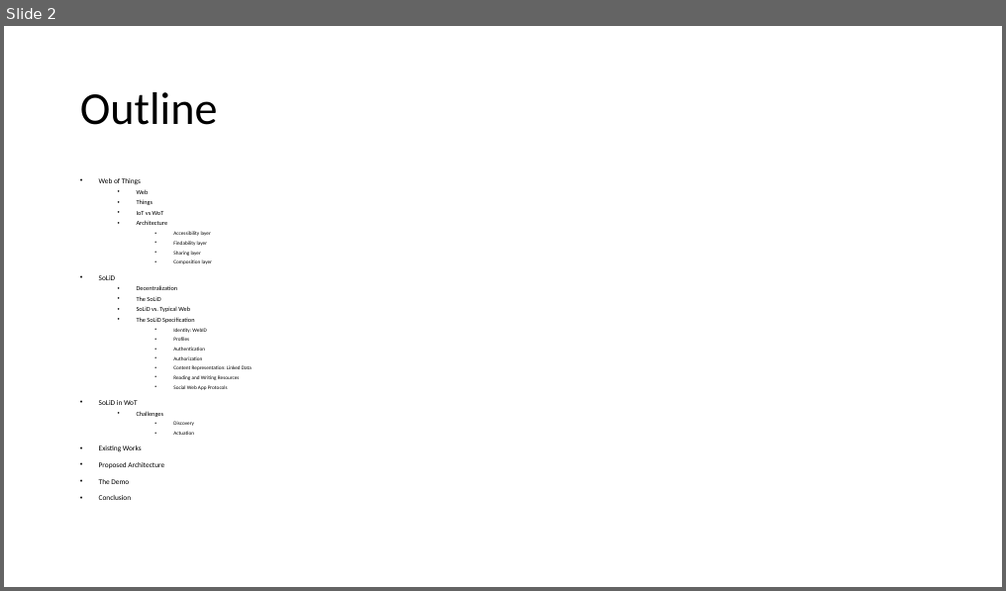
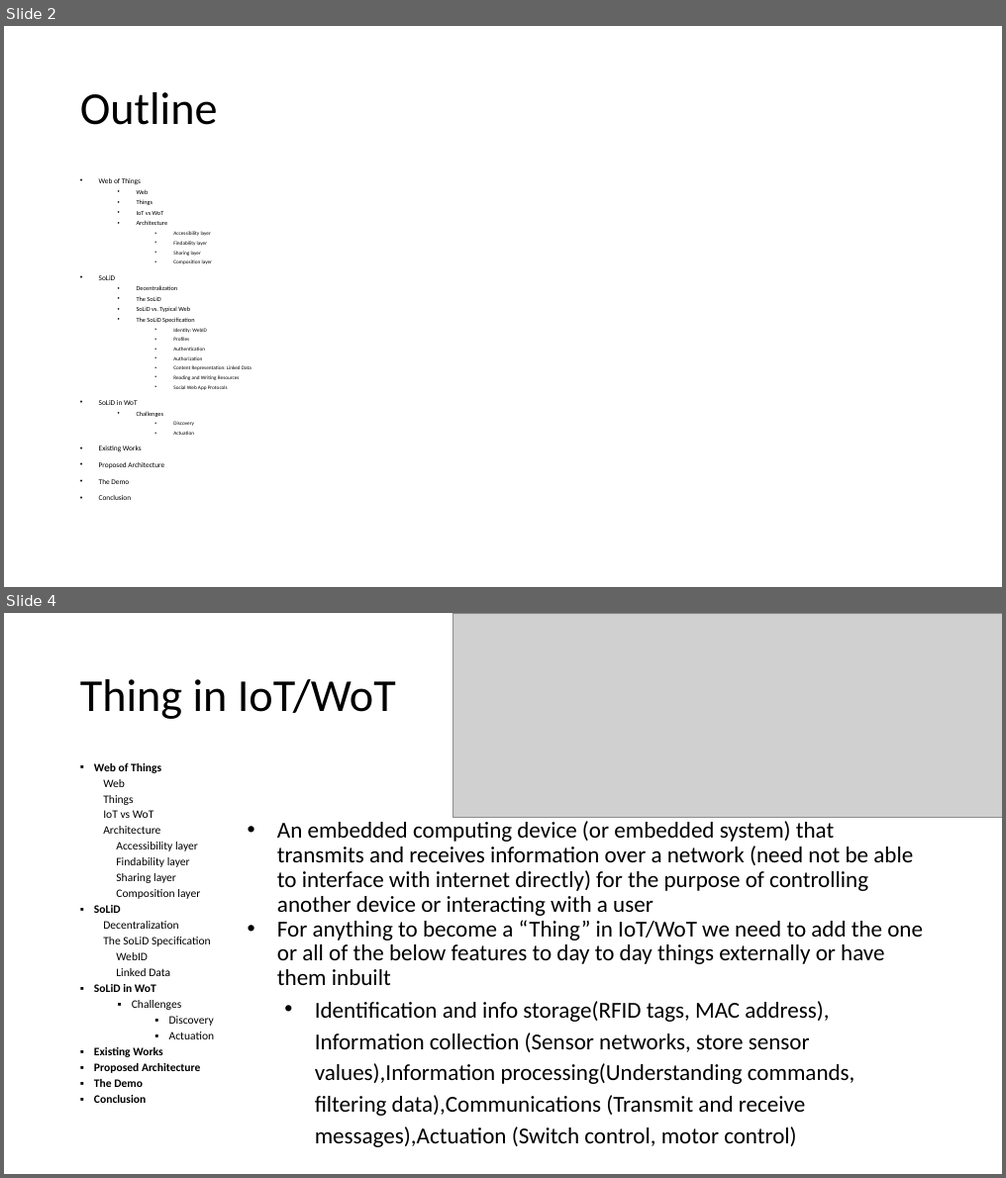
Before and after one commit to shovradas/solid-wot, a slide deck: Final-Presentation.pptx. Shown one above the other, each under a label of ours: slide 2 before the commit, slides 2 and 4 after it; the slides between them are not shown. The pictures are 1006x591 and 1006x1178 pixels, drawn with LibreOffice and Linux fonts; fonts in the diff are those of the drawing; grey boxes stand for pictures. Boxes give left, top, right and bottom in pixels: in the first picture for what was removed or moved away, otherwise in the second. Text is boxed around its words. In the diff, an @@ line names an element or a change of style, - is before the commit and + after.

```diff
--- a/Final-Presentation.pptx
+++ b/Final-Presentation.pptx
@@ slide 4 added at (4,613,1002,1174), background #FFFFFF @@
@@ picture added at (453,613,1002,818) @@
@@ title added at (80,679,396,719), 44 pt, text #000000 @@
+Thing in IoT/WoT
@@ text added at (94,763,215,1103), 11 pt, text #000000 @@
+▪ Web of Things
+Web
+Things
+IoT vs WoT
+Architecture
+Accessibility layer
+Findability layer
+Sharing layer
+Composition layer
+▪ SoLiD
+Decentralization
+The SoLiD Specification
+WebID
+Linked Data
+▪ SoLiD in WoT
+  ▪ Challenges
+    ▪ Discovery
+    ▪ Actuation
+▪ Existing Works
+▪ Proposed Architecture
+▪ The Demo
+▪ Conclusion
@@ text added at (277,821,923,1116), 22 pt, text #000000 @@
+• An embedded computing device (or embedded system) that transmits and receives information over a network (need not be able to interface with internet directly) for the purpose of controlling another device or interacting with a user
+• For anything to become a “Thing” in IoT/WoT we need to add the one or all of the below features to day to day things externally or have them inbuilt
+  • Identification and info storage(RFID tags, MAC address), Information collection (Sensor networks, store sensor values),Information processing(Understanding commands, filtering data),Communications (Transmit and receive messages),Actuation (Switch control, motor control)
```
Also in this commit, not shown: 16 other slides changed, 8 other slides added, 10 slides removed, 1 other file.
